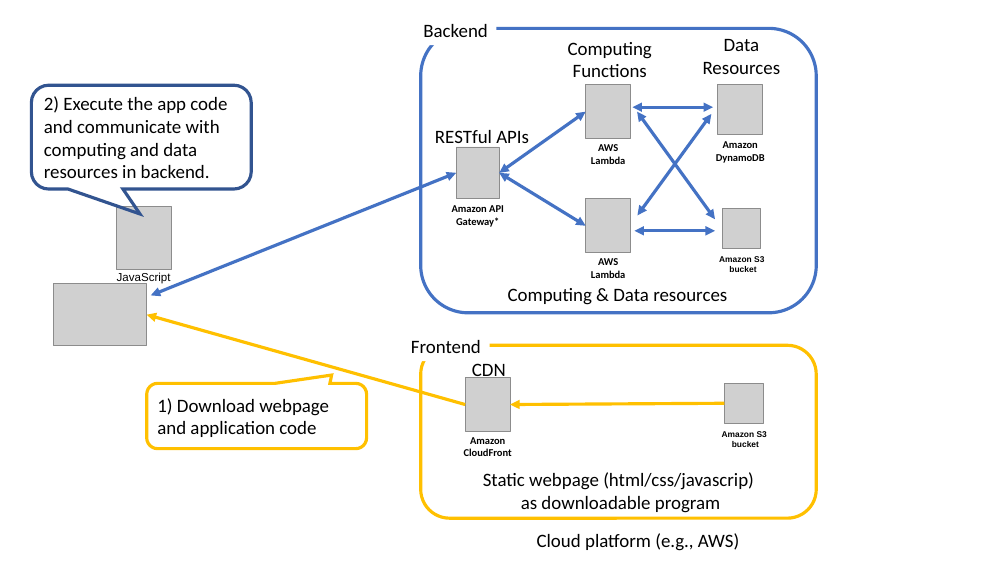
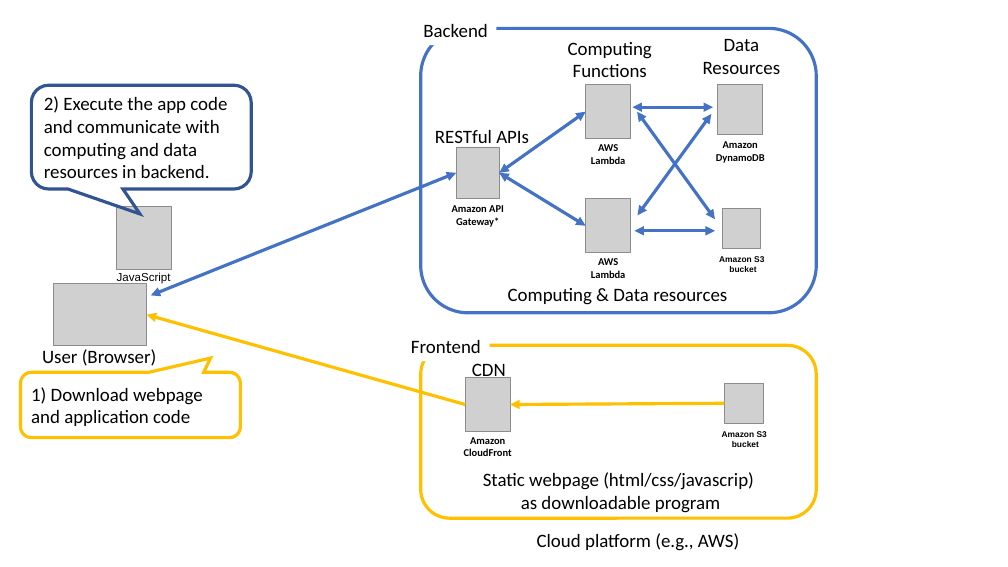
Before and after one commit to junkurihara/class-e2e_security_js, a slide deck: slide 2 of slides/Figs/images.pptx. Drawn at 1008x567 pixels with LibreOffice and Linux fonts; fonts in the diff are those of the drawing; grey boxes stand for pictures. Boxes give left, top, right and bottom in pixels: in the first picture for what was removed or moved away, otherwise in the second. Text is boxed around its words. In the diff, an @@ line names an element or a change of style, - is before the commit and + after.

```diff
--- a/slides/Figs/images.pptx
+++ b/slides/Figs/images.pptx
@@ text added at bbox=[42, 349, 157, 366], 18 pt, text #000000 @@
+User (Browser)
@@ rounded speech box "1) Download webpage and application ...": place and size @@
-rounded speech box "1) Download webpage and application ..." at bbox=[147, 383, 367, 448]
+rounded speech box "1) Download webpage and application ..." at bbox=[20, 373, 240, 438]
@@ rounded speech box "1) Download webpage and application ..." at bbox=[20, 373, 240, 438]: proportions changed @@
```
Also in this commit, not shown: 2 slides added, 5 other files.
